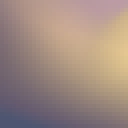
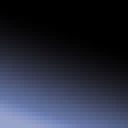
Two versions of the same layered image (128x128). Layer-by-layer changes:
painted on "Gradient Fill 1 copy" over [0, 8, 128, 128]
hid "Gradient Fill 1 copy 4" over [0, 0, 128, 128]
hid "Gradient Fill 1 copy 3" over [0, 0, 128, 128]
added layer "Layer 4" above "Layer 2" over [0, 0, 128, 128]
